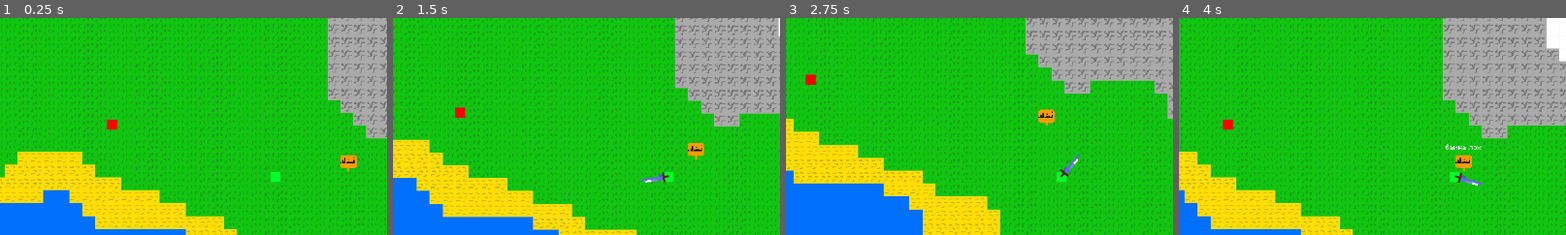
Above: before the commit, frames 1-4 (left to right).
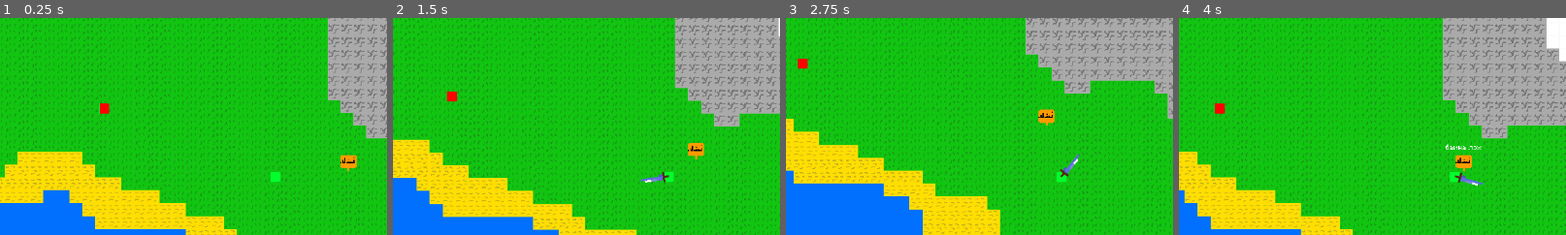
Above: after the commit, the same moments.

Repository: gmdacar/Survival-game
Game: Godot game, scene res://scenes/scenes/game.tscn
Same seed, same stepped clock (60 frames per second), same inputs: the game is played once before the commit and once after it.
Inputs (mouse positions are % of the whole screen's width and height, from its top left):
- Up to frame 1 (0.25 s): no input
- Up to frame 2 (1.5 s): tap Enter at 0.5 s; move the mouse to (72, 45) at 0.52 s; hold D (move_right) 0.53-1.28 s; tap Space (attack) at 0.6, 1.35 s; move the mouse to (30, 55) at 1.27 s; hold S (move_down) from 1.28 s (still down)
- Up to frame 3 (2.75 s): move the mouse to (60, 28) at 2.02 s; release S (move_down) at 2.03 s; hold D (move_right) from 2.03 s (still down); tap Space (attack) at 2.1 s
- Up to frame 4 (4 s): move the mouse to (45, 70) at 2.77 s; release D (move_right) at 2.78 s; hold W (move_up) 2.78-3.53 s; tap Space (attack) at 2.85, 3.6 s; move the mouse to (80, 65) at 3.52 s; hold A (move_left) from 3.53 s (still down)
The pictures show only the part of the screen within x 14-64%, y 13-63%; the shares and areas given below are measured in that part.

The runs differ from the first frame. In frame 1, 0.3% of the frame differs, in the area x 25-31%, y 39-52%; in frame 2, 0.3%; in frame 3, 0.3%; in frame 4, 0.3%.

Commit message:
bug version

Diff:
--- a/scenes/nodes/enemies/base_enemy.tscn
+++ b/scenes/nodes/enemies/base_enemy.tscn
@@ -1,6 +1,7 @@
-[gd_scene load_steps=4 format=3 uid="uid://dwo1hlqdqgxtw"]
+[gd_scene load_steps=5 format=3 uid="uid://dwo1hlqdqgxtw"]
 
 [ext_resource type="Script" uid="uid://bgm0itfkyeq2f" path="res://scripts/base_enemy.gd" id="1_5k4fx"]
+[ext_resource type="AudioStream" uid="uid://du1aym5ttpdp4" path="res://assets/sounds/hitHurt.wav" id="2_sngsl"]
 
 [sub_resource type="RectangleShape2D" id="RectangleShape2D_ue47n"]
 size = Vector2(6, 6)
@@ -25,5 +26,8 @@
 [node name="Timer" type="Timer" parent="."]
 one_shot = true
 
+[node name="HitHurt" type="AudioStreamPlayer" parent="."]
+stream = ExtResource("2_sngsl")
+
 [connection signal="body_entered" from="Attack_area" to="." method="damage_attacked"]
 [connection signal="timeout" from="Timer" to="." method="func_timeout"]
--- /dev/null
+++ b/scenes/nodes/enemies/enemy_attacked.gd
@@ -0,0 +1 @@
+extends Area2D
--- a/scenes/scenes/game.tscn
+++ b/scenes/scenes/game.tscn
@@ -58,7 +58,7 @@
 
 [node name="zombie" parent="." instance=ExtResource("3_x44q3")]
 z_index = 4
-position = Vector2(-81, -26)
+position = Vector2(-85, -34)
 
 [node name="TileMapLayer" parent="." instance=ExtResource("4_0ntwy")]
 scale = Vector2(0.4, 0.4)
--- /dev/null
+++ b/scenes/sistem/path_finder.tscn
@@ -0,0 +1,7 @@
+[gd_scene load_steps=2 format=3 uid="uid://ds51cnxvhn6nr"]
+
+[ext_resource type="Script" uid="uid://jfhhacvffr2h" path="res://scripts/path_finding.gd" id="1_7np02"]
+
+[node name="PathFinder" type="Node2D"]
+script = ExtResource("1_7np02")
+tilemap_path = null
--- a/scripts/attack_base.gd
+++ b/scripts/attack_base.gd
@@ -11,17 +11,16 @@
 func _ready():
 	area_entered.connect(self.attack)
 
-	for base_enemy in get_tree().get_nodes_in_group("enemies"):
-		connect("closeattacked", Callable(base_enemy, "take_damage"))
-
 	collision_mask = 4
 
 func _process(_delta) -> void:
 	rotating()
 
-func attack(_area):
+func attack(area):
+	connect("closeattacked", Callable(area.get_parent(), "take_damage"))
 	if ranger == false:
 		emit_signal("closeattacked", damage)
+	disconnect("closeattacked", Callable(area.get_parent(), "take_damage"))
 
 func rotating():
 	look_at(get_global_mouse_position())
--- a/scripts/base_enemy.gd
+++ b/scripts/base_enemy.gd
@@ -2,6 +2,8 @@
 extends CharacterBody2D
 
 @onready var timer: Timer = $Timer
+@onready var path_finder: Node2D = $PathFinder
+@onready var player: CharacterBody2D = %player
 
 var damage = 10
 var speed = 2
@@ -24,6 +26,8 @@
 func take_damage(damage):
 	if timeout == false:
 
+		$HitHurt.play()
+
 		hp -= damage
 
 		timeout = true
@@ -36,5 +40,4 @@
 	queue_free()
 
 func func_timeout():
-	print("ahhhhhhhhhhhhhhhhhh")
 	timeout = false
--- a/scripts/zombie.gd
+++ b/scripts/zombie.gd
@@ -2,10 +2,8 @@
 
 var _visible = false
 
-@onready var player: CharacterBody2D = %player
-
 func _ready() -> void:
-	damage = 5
+	damage = 50
 	speed = 5
 	hp = 10
 
Not shown, added: assets/sounds/hitHurt.wav.import
Not shown, added: scenes/nodes/enemies/enemy_attacked.gd.uid
Not shown, added: assets/sounds/hitHurt.wav
